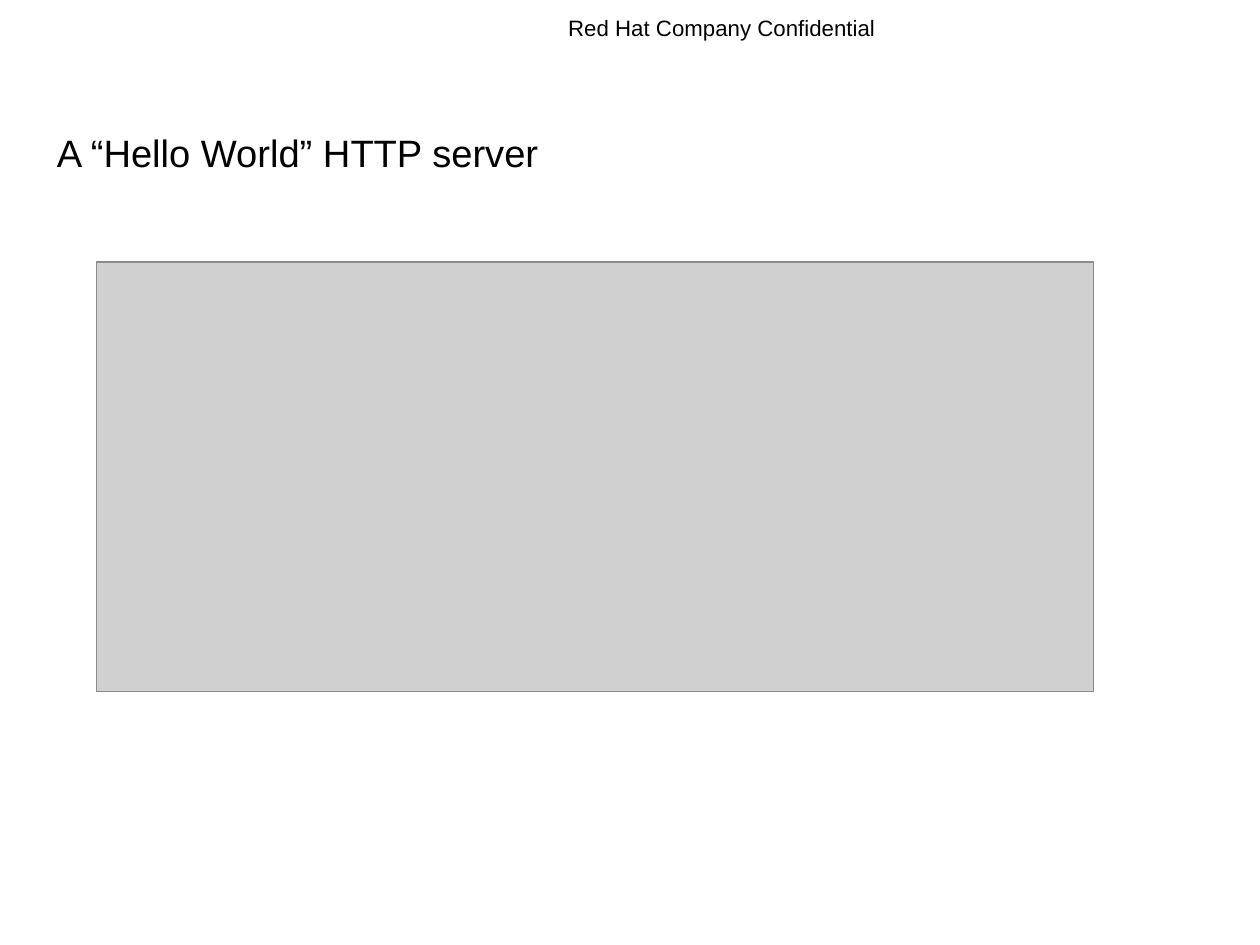
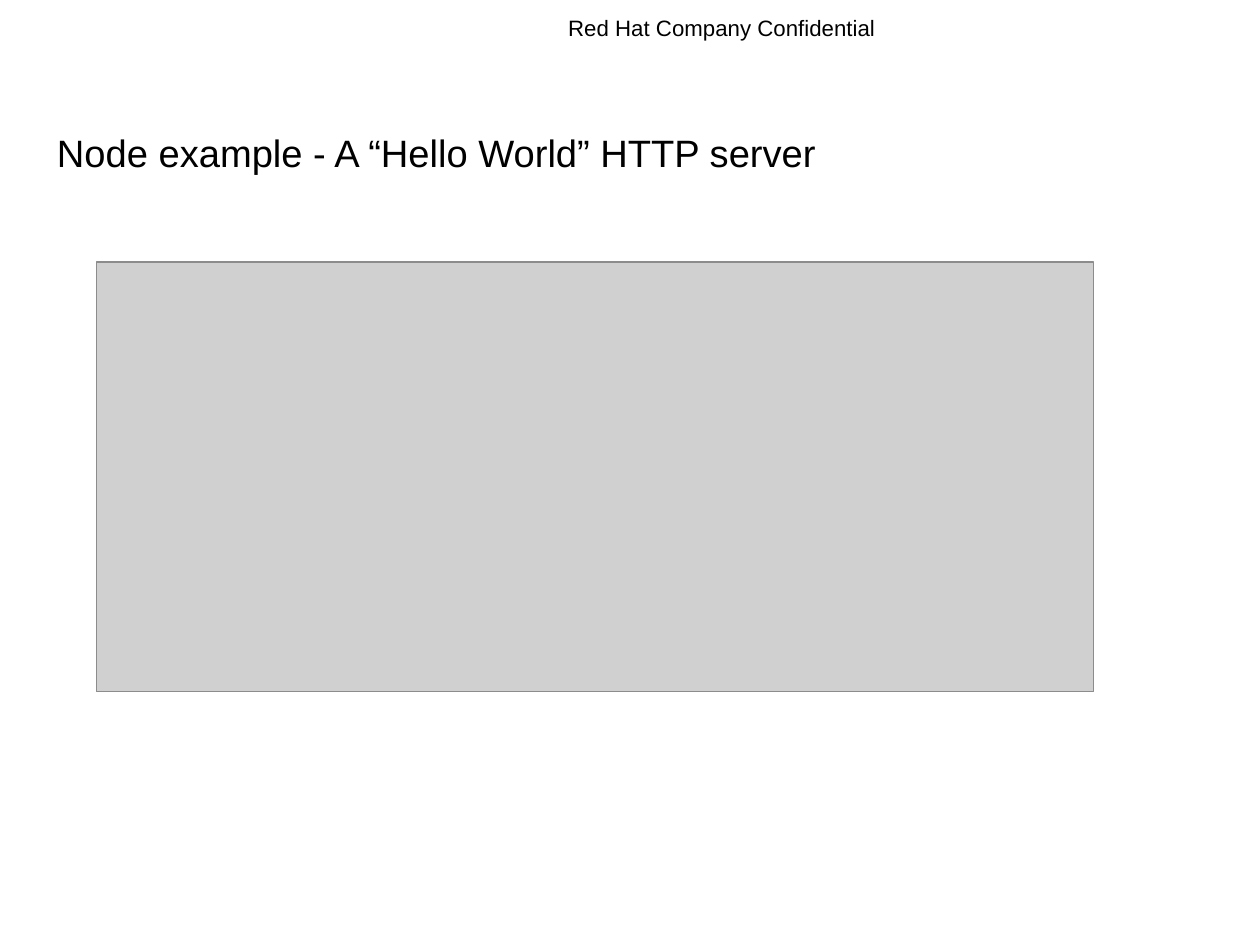
Before and after one commit to rhyw/node-trial, a slide deck: slide 9 of node-introduction.odp (slide 8 before the commit). Drawn at 1260x945 pixels with LibreOffice and Linux fonts; fonts in the diff are those of the drawing; grey boxes stand for pictures; background and template pictures are left out. Boxes give left, top, right and bottom in pixels: in the first picture for what was removed or moved away, otherwise in the second. Text is boxed around its words. In the diff, an @@ line names an element or a change of style, - is before the commit and + after.

```diff
--- a/node-introduction.odp
+++ b/node-introduction.odp
@@ title at <box>57,139,816,175</box>: text changed @@
-A “Hello World” HTTP server
+Node example - A “Hello World” HTTP server
```
Also in this commit, not shown: 13 other slides changed, 6 slides added, 1 slide removed.
